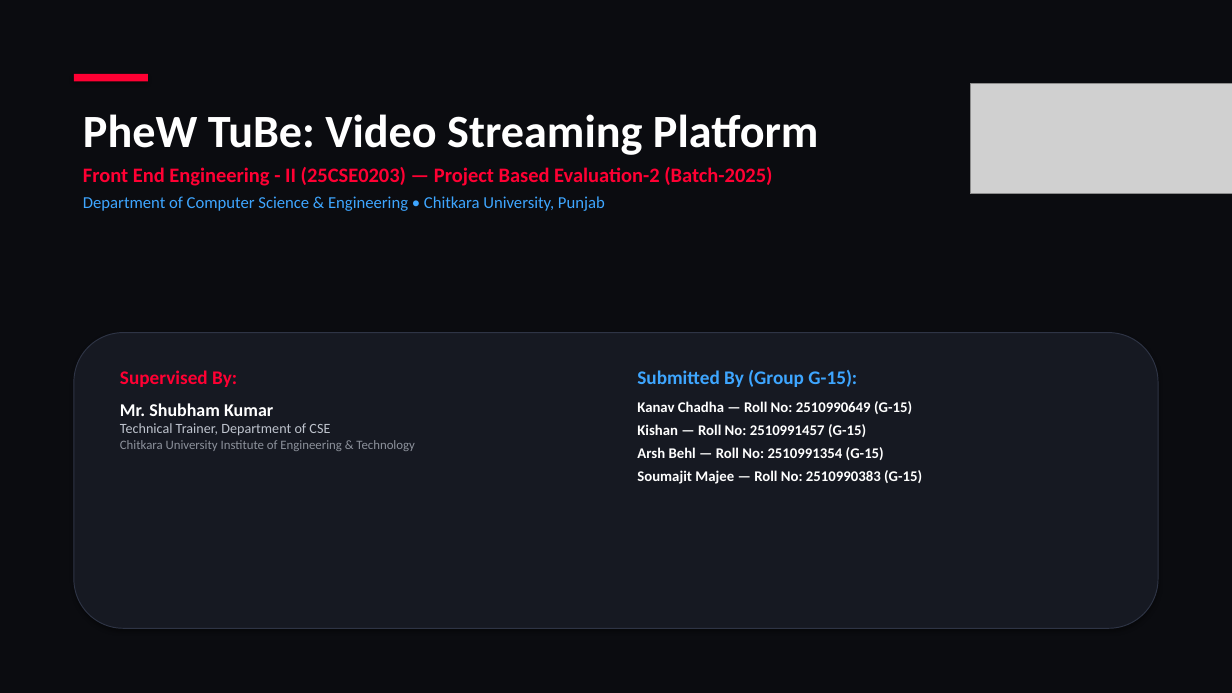
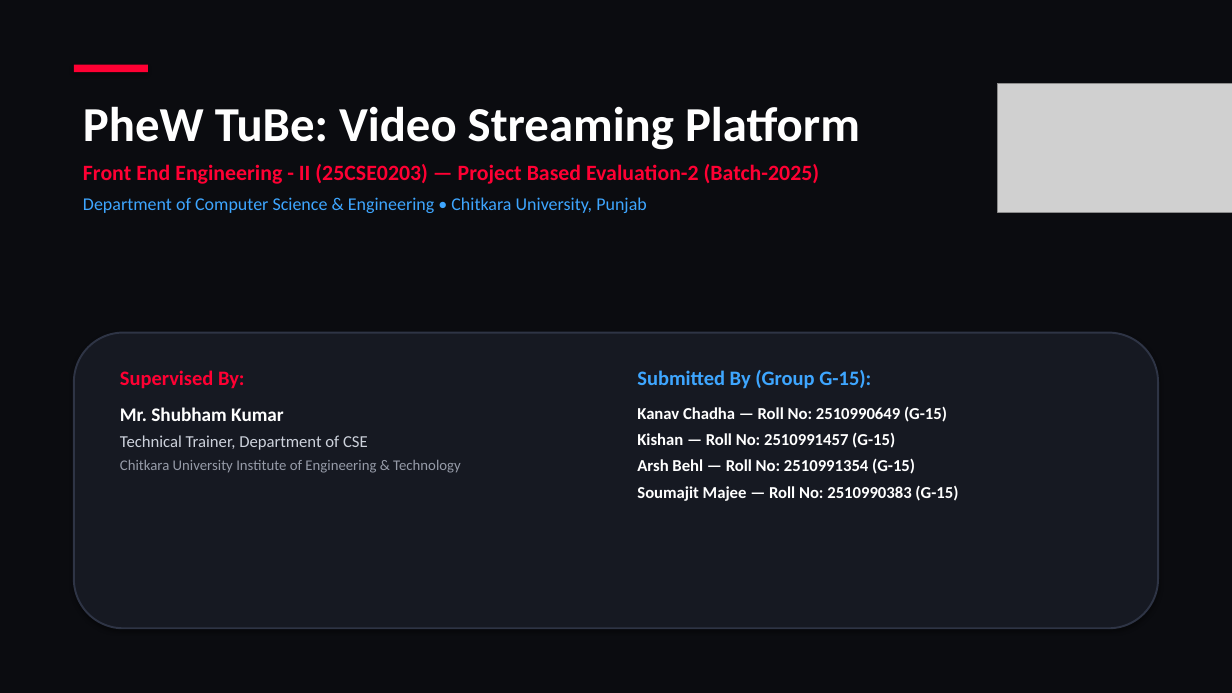
Before and after one commit to kishan-777/Front-End-Engineering_Evaluation-based-project, a slide deck: slide 1 of G15-PID-17.pptx. Drawn at 1232x693 pixels with LibreOffice and Linux fonts; fonts in the diff are those of the drawing; grey boxes stand for pictures. Boxes give left, top, right and bottom in pixels: in the first picture for what was removed or moved away, otherwise in the second. Text is boxed around its words. In the diff, an @@ line names an element or a change of style, - is before the commit and + after.

Commit message:
docs(presentation): update G15-PID-17 PPTX and PDF with 14pt fonts, real image showcases, and slide alignment

```diff
--- a/G15-PID-17.pptx
+++ b/G15-PID-17.pptx
@@ text "PheW TuBe: Video Streaming Platform": place and size @@
-text "PheW TuBe: Video Streaming Platform" at (83,114,819,211)
+text "PheW TuBe: Video Streaming Platform" at (83,106,860,213)
@@ text "PheW TuBe: Video Streaming Platform" at (83,106,860,213): size 36 to 38 pt in "PheW TuBe: Video Streaming Platform"; size 16 to 17 pt in "Front End Engineering - II (25CSE0203) — ..."; size 13 to 14 pt in "Department of Computer Science & Engineering • ..."; more space between paragraphs @@
@@ rectangle: place and size @@
-rectangle at (74,74,148,81)
+rectangle at (74,65,148,72)
@@ picture: place and size @@
-picture at (970,83,1232,194)
+picture at (998,83,1232,213)
@@ rounded rectangle at (74,333,1158,628): outline #2E3445 0.75 pt to #2E3445 1.5 pt @@
@@ text "Supervised By:" at (120,370,461,473): size 15 to 16 pt in "Supervised By:"; size 14 to 15 pt in "Mr. Shubham Kumar"; size 11 to 13 pt, text colour #BEC3CD to #CDD2DC in "Technical Trainer, Department of CSE"; size 10 to 11.5 pt, text colour #8C919B to #969BA8 in "Chitkara University Institute of Engineering & Technology"; more space between paragraphs @@
@@ text "Submitted By (Group G-15):" at (637,370,958,501): size 15 to 16 pt in "Submitted By (Group G-15):"; size 11.5 to 13 pt in "Kanav Chadha — Roll No: 2510990649 (G-15)", "Kishan — Roll No: 2510991457 (G-15)", "Arsh Behl — Roll No: 2510991354 (G-15)", "Soumajit Majee — Roll No: 2510990383 (G-15)"; more space between paragraphs @@
```
Also in this commit, not shown: 10 other slides changed, 1 slide added, 1 slide removed, 1 other file.
